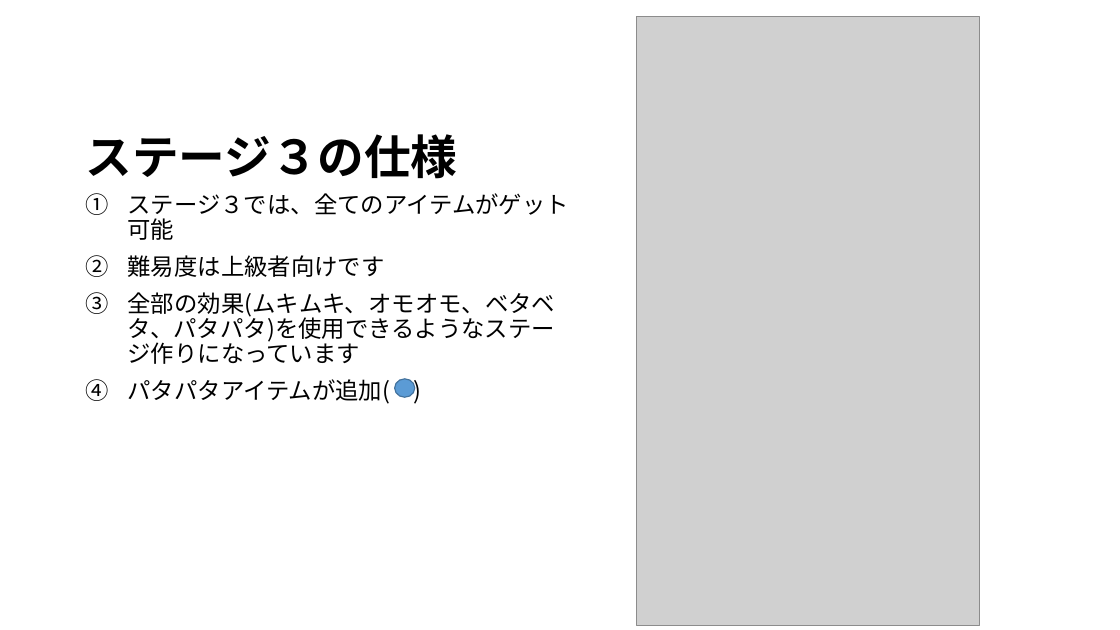
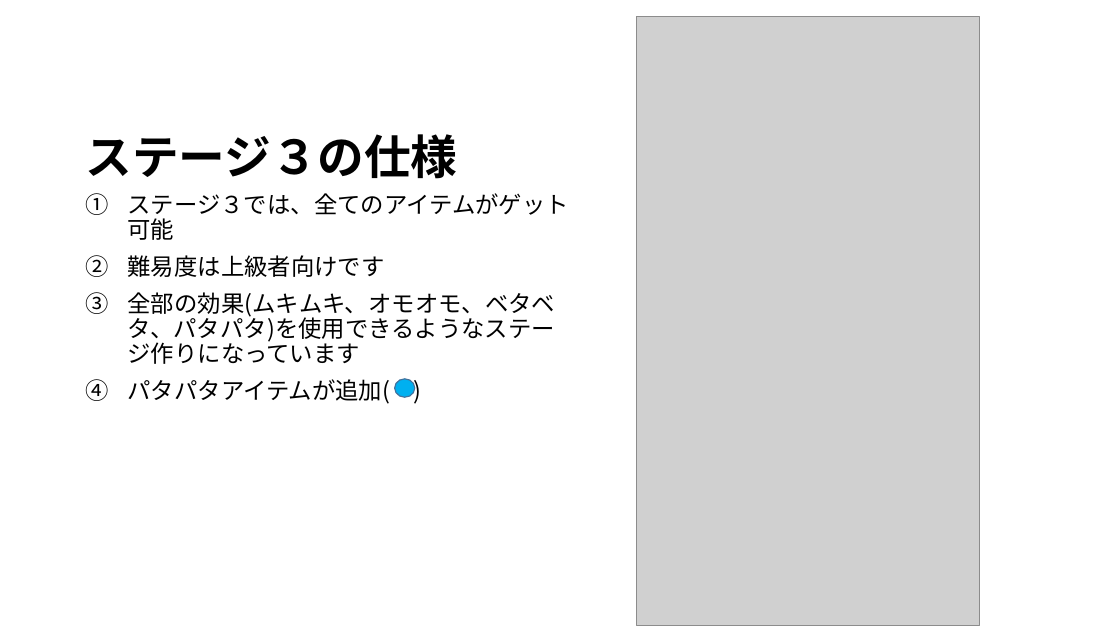
Before and after one commit to JJC-Game/StarChildren, a slide deck: slide 14 of Etc/仕様書/siyousho.pptx. Drawn at 1120x630 pixels with LibreOffice and Linux fonts; fonts in the diff are those of the drawing; grey boxes stand for pictures. Boxes give left, top, right and bottom in pixels: in the first picture for what was removed or moved away, otherwise in the second. Text is boxed around its words. In the diff, an @@ line names an element or a change of style, - is before the commit and + after.

Commit message:
仕様書のステージ仕様を少し変更しました

```diff
--- a/Etc/仕様書/siyousho.pptx
+++ b/Etc/仕様書/siyousho.pptx
@@ ellipse at (395,379,415,397): fill #5B9BD5 to #00B0F0 @@
```
Also in this commit, not shown: 1 other slide changed.
